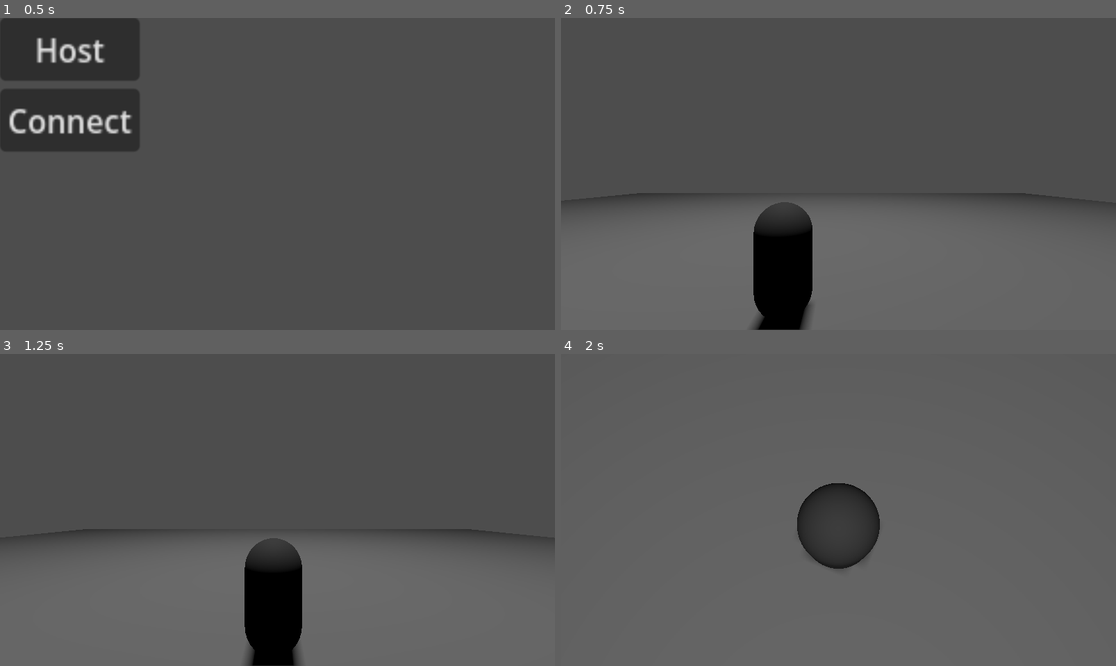
Above: before the commit, frames 1-4 (two rows, left to right).
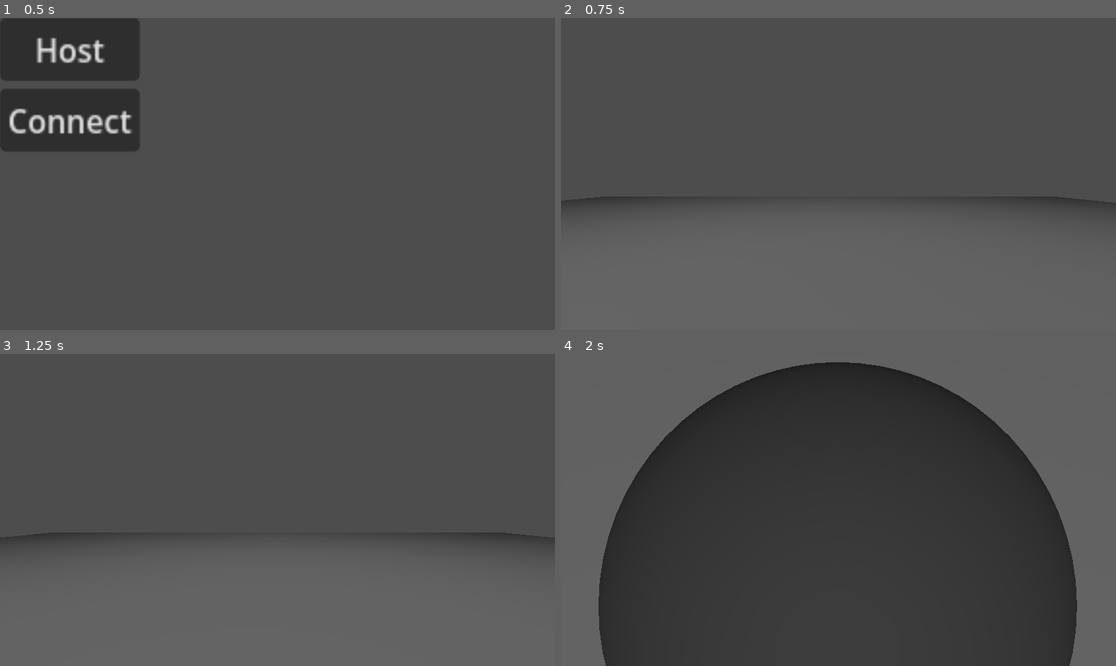
Above: after the commit, the same moments.

Repository: Nirleka-Studio/asymptote-godot
Game: Godot game, scene res://scenes/startup.tscn
Two runs of this game, one before a commit and one after it. Both use one fixed random seed, a clock stepped at 60 frames per second and the inputs below.
Inputs (mouse positions are in pixels of both pictures, inside the frame that each line leads up to):
- Up to frame 1 (0.5 s): no input
- Up to frame 2 (0.75 s): click "Host" at 0.5 s
- Up to frame 3 (1.25 s): no input
- Up to frame 4 (2 s): move the mouse to (866, 510) at 1.27 s; hold W (move_forward) from 1.28 s (still down); hold Right mouse button (zoom_aim) from 1.28 s (still down); tap Space (jump) at 1.52 s

Frame 1 is identical in both runs. In frame 2, 4.0% of the frame differs, in the area x 8-89%, y 56-100%; in frame 3, 3.9%; in frame 4, 66%, in the area x 6-93%, y 2-100%.

Commit message:
style: attempt to enforce static type checking

Diff:
--- a/src/client/Startup.gd
+++ b/src/client/Startup.gd
@@ -1,36 +1,42 @@
 extends Node
 const PORT = 8080
 
-# Called when the node enters the scene tree for the first time.
-func _ready():
-	pass # Replace with function body.
+func _ready() -> void:
+	return
 
-func _on_host_pressed():
+func _on_host_pressed() -> void:
 	print("host pressed")
-	var peer = ENetMultiplayerPeer.new()
+	var peer: ENetMultiplayerPeer = ENetMultiplayerPeer.new()
 	peer.create_server(PORT)
 	multiplayer.multiplayer_peer = peer
 	start_game()
+	return
 
-func start_game():
-	$UI.hide()
+func start_game() -> void:
+	($UI as Control).hide()
 	if multiplayer.is_server():
 		# The MultiplayerSpawner will now handle the replication
 		# simply by adding this to the tree
-		var level = load("res://scenes/level.tscn").instantiate()
+		var level: Node3D = (load("res://scenes/level.tscn") as PackedScene).instantiate()
 		add_child(level)
 
-func change_level(scene: PackedScene):
-	var level = $Level
+	return
+
+func change_level(scene: PackedScene) -> void:
+	var level: Node3D = $Level
 	for c in level.get_children():
 		level.remove_child(c)
 		c.queue_free()
 		level.add_child(scene.instantiate())
 
-func _on_client_pressed():
+	return
+
+func _on_client_pressed() -> void:
 	print("client pressed")
-	var ip = "127.0.0.1"
-	var peer = ENetMultiplayerPeer.new()
+	var ip: String = "127.0.0.1"
+	var peer: ENetMultiplayerPeer = ENetMultiplayerPeer.new()
 	peer.create_client(ip, PORT)
 	multiplayer.multiplayer_peer = peer
 	start_game()
+
+	return
--- a/src/client/character/CameraController.gd
+++ b/src/client/character/CameraController.gd
@@ -36,17 +36,17 @@
 class OffsetData:
 	var priority: int
 	var value: Transform3D
-	func _init(p: int, v: Transform3D):
+	func _init(p: int, v: Transform3D) -> void:
 		priority = p
 		value = v
 
 var camera_offsets: Dictionary = {}
 
 func _ready() -> void:
-	var is_mine = get_multiplayer_authority() == multiplayer.get_unique_id()
+	var is_mine: bool = get_multiplayer_authority() == multiplayer.get_unique_id()
 	set_process(is_mine)
 
-	var cam = find_child("Camera3D", true, false)
+	var cam: Camera3D = find_child("Camera3D", true, false)
 	if cam:
 		cam.current = is_mine
 	Input.mouse_mode = Input.MOUSE_MODE_CAPTURED
@@ -121,16 +121,17 @@
 
 		var cast_result := space_state.cast_motion(query)
 		if cast_result.size() > 0:
-			var safe_fraction = max(0.0, cast_result[0] - 0.02)
+			var safe_fraction: int = max(0.0, cast_result[0] - 0.02)
 			third_person_pos = camera_origin + (target_offset * safe_fraction)
 
 	var actual_pos := pivot_pos.lerp(third_person_pos, current_zoom)
 
 	var final_offset := Transform3D.IDENTITY
 	if not camera_offsets.is_empty():
-		var keys = camera_offsets.keys()
-		keys.sort_custom(func(a, b): return camera_offsets[a].priority < camera_offsets[b].priority)
-		for key in keys:
+		var keys: Array = camera_offsets.keys()
+		keys.sort_custom(func(a: Camera3D, b: Camera3D) -> bool:
+			return camera_offsets[a].priority < camera_offsets[b].priority)
+		for key: int in keys:
 			final_offset = final_offset * camera_offsets[key].value
 		camera_offsets.clear()
 
